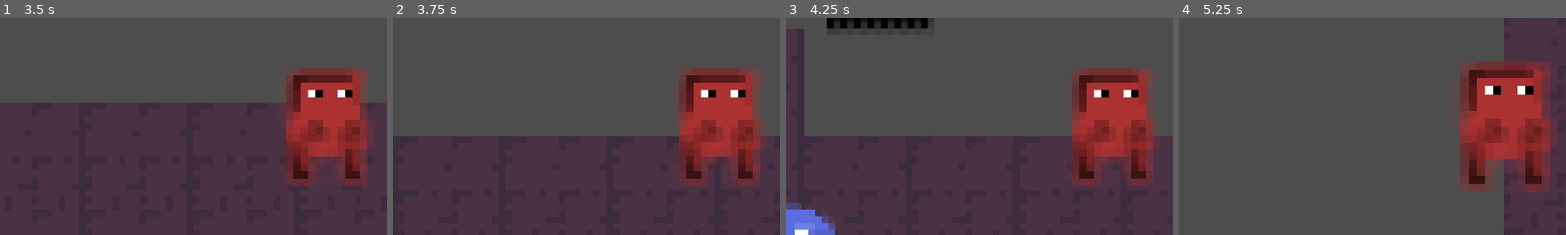
Above: before the commit, frames 1-4 (left to right).
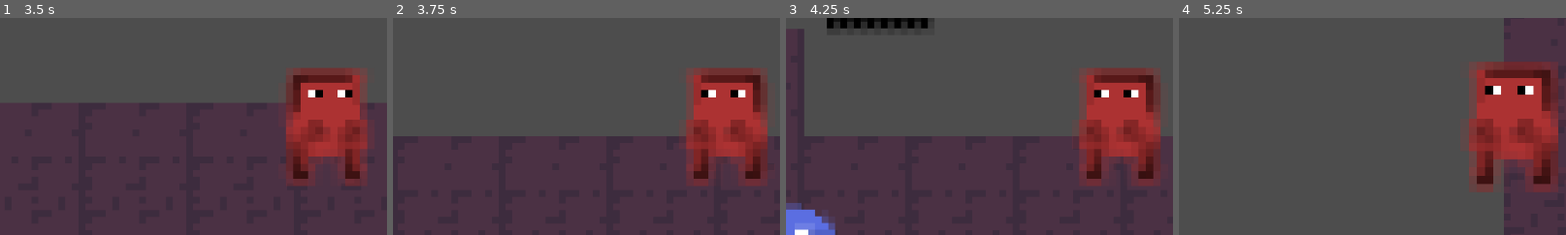
Above: after the commit, the same moments.

Repository: RasmusKuusmaa/Man-Eater
Game: Godot game, scene res://scenes/main.tscn
Same seed, same stepped clock (60 frames per second), same inputs: the game is played once before the commit and once after it.
Inputs:
- Up to frame 1 (3.5 s): hold D (move_right) 0.53-1.28 s; hold S (move_down) 1.28-2.03 s; hold D (move_right) 2.03-2.78 s; hold Up (move_up) from 2.78 s (still down)
- Up to frame 2 (3.75 s): release Up (move_up) at 3.53 s; hold A (move_left) from 3.53 s (still down)
- Up to frame 3 (4.25 s): keep holding A (move_left)
- Up to frame 4 (5.25 s): release A (move_left) at 5.03 s; hold S (move_down) from 5.03 s (still down)
The pictures show only the part of the screen within x 7-57%, y 25-75%; the shares and areas given below are measured in that part.

Frame 1 is identical in both runs. In frame 2, 4.5% of the frame differs, in the area x 73-97%, y 26-75%; in frame 3, 4.4%; in frame 4, 5.6%, in the area x 72-98%, y 23-78%.

Commit message:
flip player sprite

Diff:
--- a/script/player.gd
+++ b/script/player.gd
@@ -18,6 +18,9 @@
 		direction.y -= 1
 
 	direction = direction.normalized()
+
+	if direction.x != 0:
+		$Sprite2D.flip_h = direction.x  < 0
 	velocity = direction * SPEED
 
 	move_and_slide()
